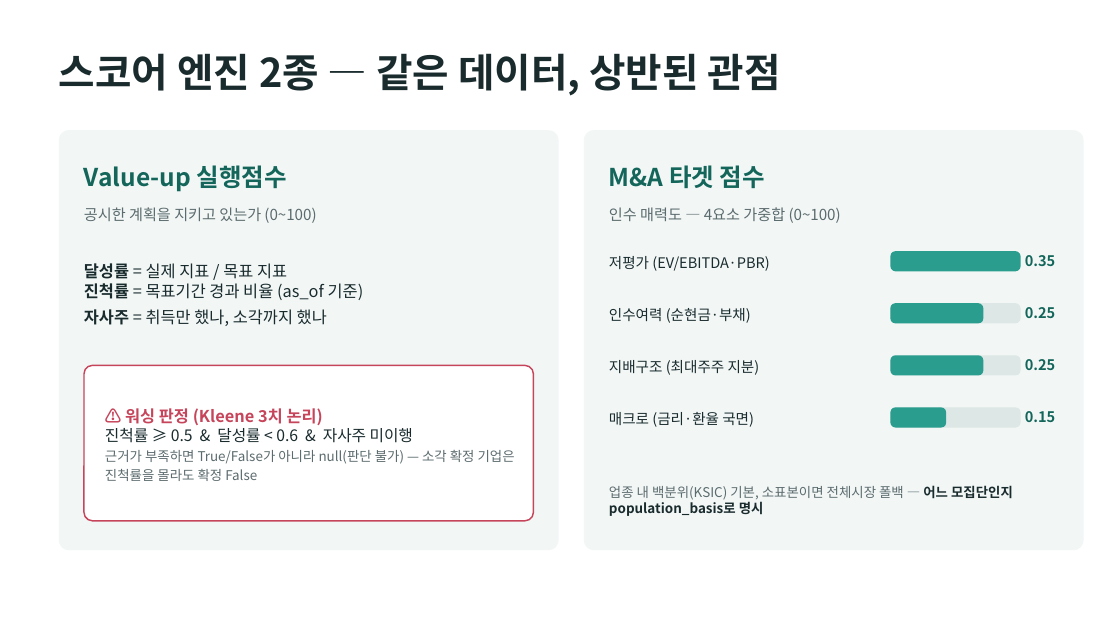
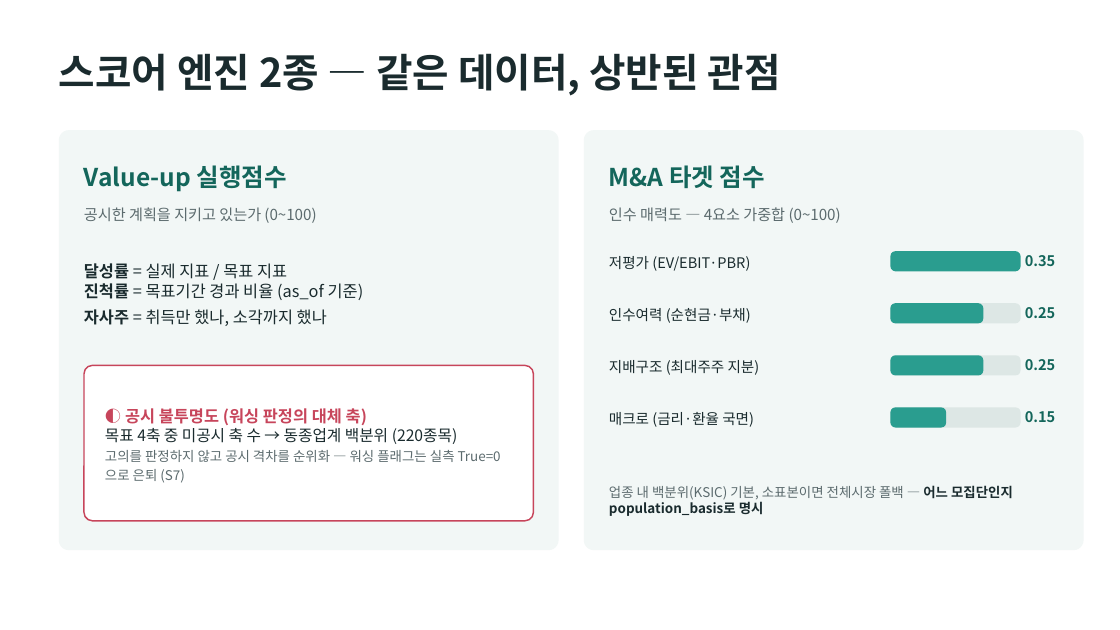
Before and after one commit to dariajkim-star/valueup-washing-lab, a slide deck: slide 6 of docs/valueup-washing-deck.pptx. Drawn at 1120x630 pixels with LibreOffice and Linux fonts; fonts in the diff are those of the drawing. Boxes give left, top, right and bottom in pixels: in the first picture for what was removed or moved away, otherwise in the second. Text is boxed around its words. In the diff, an @@ line names an element or a change of style, - is before the commit and + after.

```diff
--- a/docs/valueup-washing-deck.pptx
+++ b/docs/valueup-washing-deck.pptx
@@ text at [609,256,750,271]: text changed @@
-저평가 (EV/EBITDA·PBR)
+저평가 (EV/EBIT·PBR)
@@ text at [105,408,501,483]: text changed @@
-⚠ 워싱 판정 (Kleene 3치 논리)
-진척률 ≥ 0.5 & 달성률 < 0.6 & 자사주 미이행
-근거가 부족하면 True/False가 아니라 null(판단 불가) — 소각 확정 기업은 진척률을 몰라도 확정 False
+◐ 공시 불투명도 (워싱 판정의 대체 축)
+목표 4축 중 미공시 축 수 → 동종업계 백분위 (220종목)
+고의를 판정하지 않고 공시 격차를 순위화 — 워싱 플래그는 실측 True=0으로 은퇴 (S7)
```
Also in this commit, not shown: 9 other slides changed, 2 other files.
